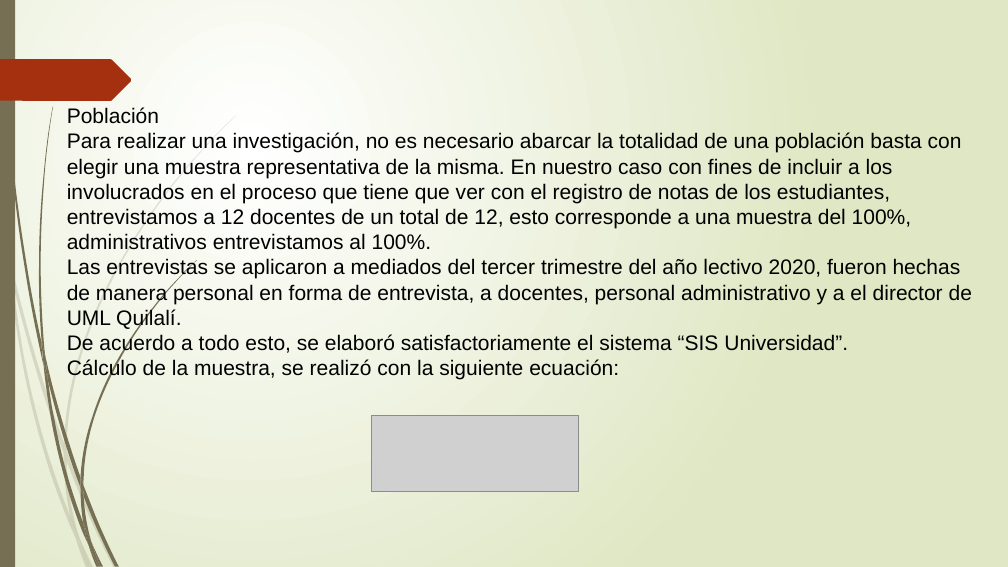
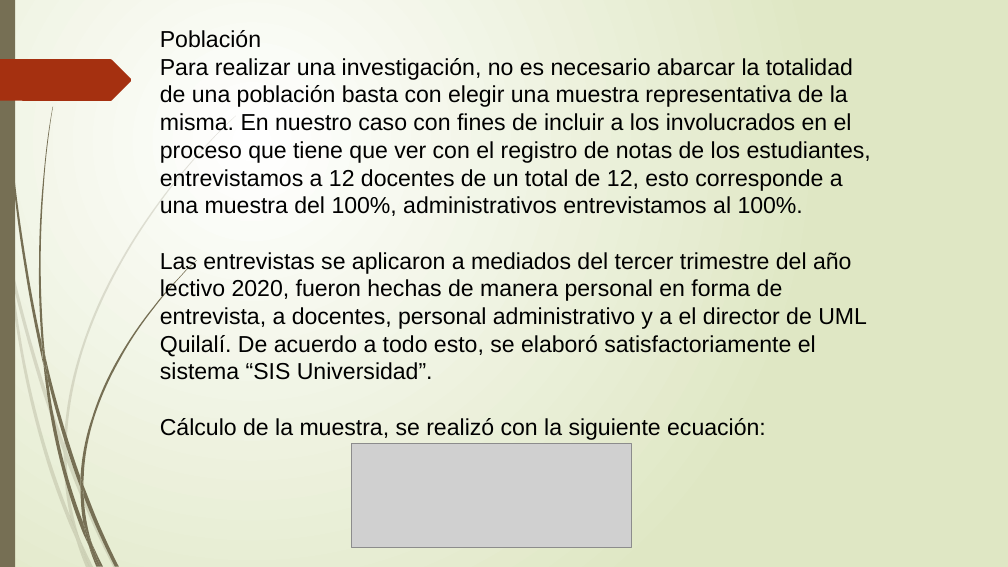
Before and after one commit to francha23/sistema-de-notas, a slide deck: slide 12 of Presentacion/El principio de la sabiduría es el temor.pptx (slide 13 before the commit). Drawn at 1008x567 pixels with LibreOffice and Linux fonts; fonts in the diff are those of the drawing; grey boxes stand for pictures. Boxes give left, top, right and bottom in pixels: in the first picture for what was removed or moved away, otherwise in the second. Text is boxed around its words. In the diff, an @@ line names an element or a change of style, - is before the commit and + after.

```diff
--- a/Presentacion/El principio de la sabiduría es el temor.pptx
+++ b/Presentacion/El principio de la sabiduría es el temor.pptx
@@ text "Población": place and size @@
-text "Población" at [67,107,972,380]
+text "Población" at [160,30,871,440]
@@ text at [160,30,871,440]: size 20 to 22 pt in "Población", "Para realizar una investigación, no es necesario ...", "Cálculo de la muestra, se realizó con ..." @@
@@ text at [160,252,867,380]: text changed; size 20 to 22 pt @@
-Las entrevistas se aplicaron a mediados del tercer trimestre del año lectivo 2020, fueron hechas de manera personal en forma de entrevista, a docentes, personal administrativo y a el director de UML Quilalí.
-De acuerdo a todo esto, se elaboró satisfactoriamente el sistema “SIS Universidad”.
+Las entrevistas se aplicaron a mediados del tercer trimestre del año lectivo 2020, fueron hechas de manera personal en forma de entrevista, a docentes, personal administrativo y a el director de UML Quilalí. De acuerdo a todo esto, se elaboró satisfactoriamente el sistema “SIS Universidad”.
@@ picture: place and size @@
-picture at [371,415,578,492]
+picture at [352,444,631,547]
```
Also in this commit, not shown: 9 other slides changed, 1 slide removed.
